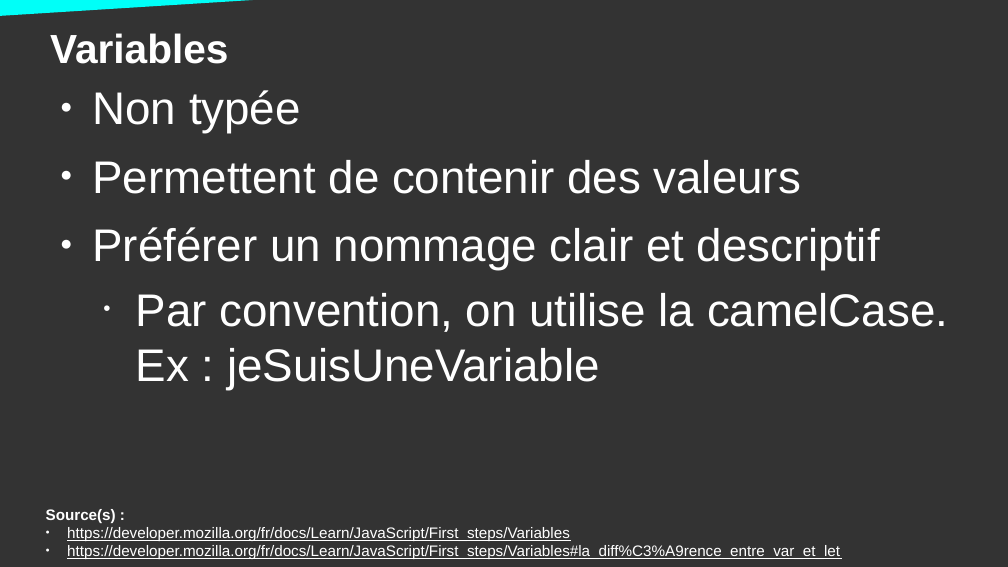
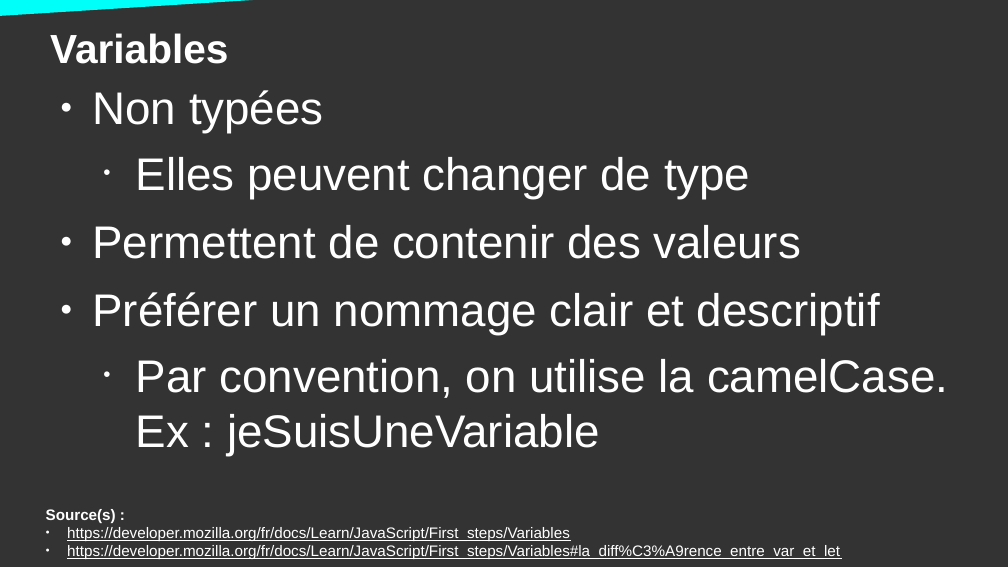
Before and after one commit to DanYellow/cours, a slide deck: slide 14 of integration-web-s2/travaux-pratiques/numero-5/presentation.odp. Drawn at 1008x567 pixels with LibreOffice and Linux fonts; fonts in the diff are those of the drawing. Boxes give left, top, right and bottom in pixels: in the first picture for what was removed or moved away, otherwise in the second. Text is boxed around its words. In the diff, an @@ line names an element or a change of style, - is before the commit and + after.

```diff
--- a/integration-web-s2/travaux-pratiques/numero-5/presentation.odp
+++ b/integration-web-s2/travaux-pratiques/numero-5/presentation.odp
@@ text at <box>93,90,750,199</box>: text changed @@
-● Non typée
+● Non typées
+  • Elles peuvent changer de type
```
Also in this commit, not shown: 7 other slides changed, 2 slides added, 3 other files.
